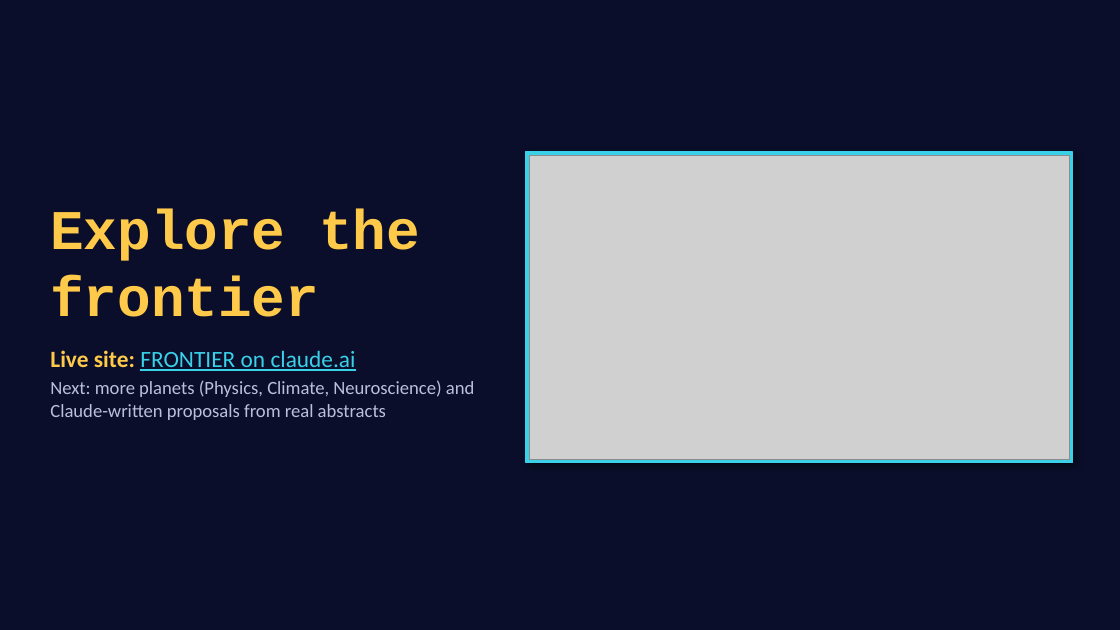
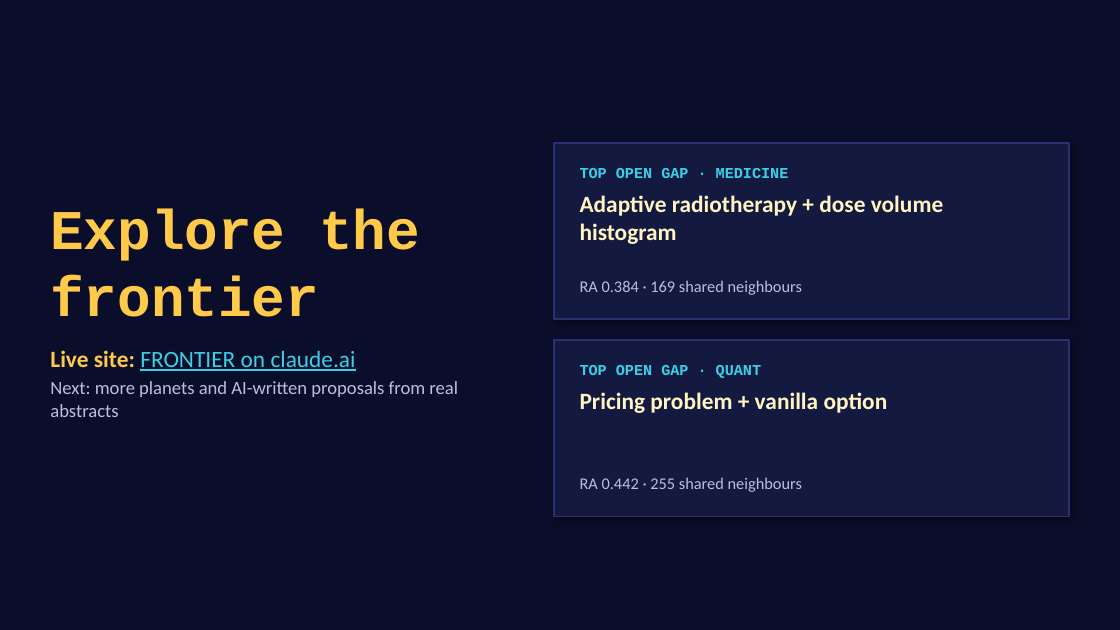
Before and after one commit to harri-selva/FRONTIER, a slide deck: slide 8 of deck/FRONTIER_pitch.pptx (slide 19 before the commit). Drawn at 1120x630 pixels with LibreOffice and Linux fonts; fonts in the diff are those of the drawing; grey boxes stand for pictures. Boxes give left, top, right and bottom in pixels: in the first picture for what was removed or moved away, otherwise in the second. Text is boxed around its words. In the diff, an @@ line names an element or a change of style, - is before the commit and + after.

```diff
--- a/deck/FRONTIER_pitch.pptx
+++ b/deck/FRONTIER_pitch.pptx
@@ rectangle added at (x1=555, y1=143, x2=1070, y2=319), fill #141A3F, outline #2B2F73 1.5 pt @@
@@ rectangle removed at (x1=526, y1=152, x2=1073, y2=463) @@
@@ picture removed at (x1=529, y1=155, x2=1070, y2=460) @@
@@ text added at (x1=580, y1=168, x2=789, y2=178), 13 pt, text #39D0E8, bold @@
+TOP OPEN GAP · MEDICINE
@@ text added at (x1=580, y1=195, x2=943, y2=244), 20 pt, text #FFF4C2, bold @@
+Adaptive radiotherapy + dose volume histogram
@@ text added at (x1=580, y1=280, x2=802, y2=295), 14 pt, text #B9BFDC @@
+RA 0.384 · 169 shared neighbours
@@ rectangle added at (x1=555, y1=340, x2=1070, y2=517), fill #141A3F, outline #2B2F73 1.5 pt @@
@@ text at (x1=50, y1=381, x2=458, y2=417): text changed @@
-Next: more planets (Physics, Climate, Neuroscience) and Claude-written proposals from real abstracts
+Next: more planets and AI-written proposals from real abstracts
@@ text added at (x1=580, y1=365, x2=761, y2=378), 13 pt, text #39D0E8, bold @@
+TOP OPEN GAP · QUANT
@@ text added at (x1=580, y1=392, x2=888, y2=413), 20 pt, text #FFF4C2, bold @@
+Pricing problem + vanilla option
@@ text added at (x1=580, y1=477, x2=802, y2=492), 14 pt, text #B9BFDC @@
+RA 0.442 · 255 shared neighbours
```
Also in this commit, not shown: 5 other slides changed, 2 slides added, 13 slides removed, 1 other file.
